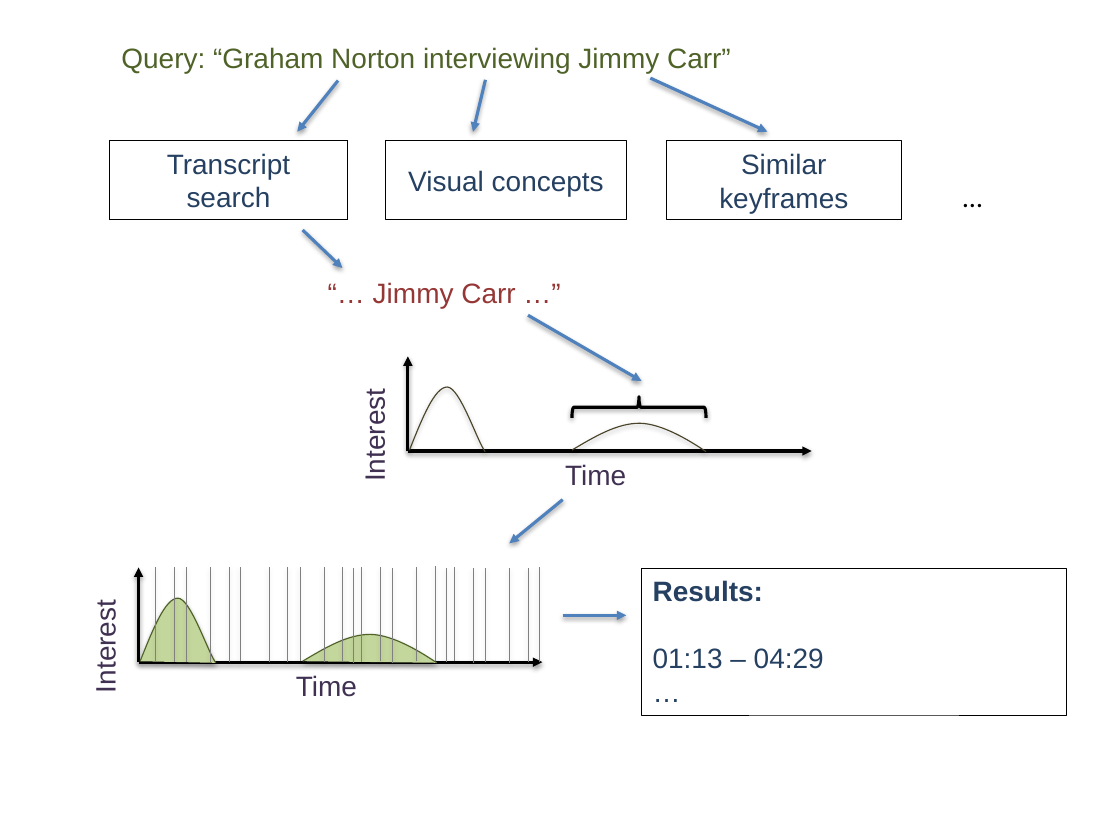
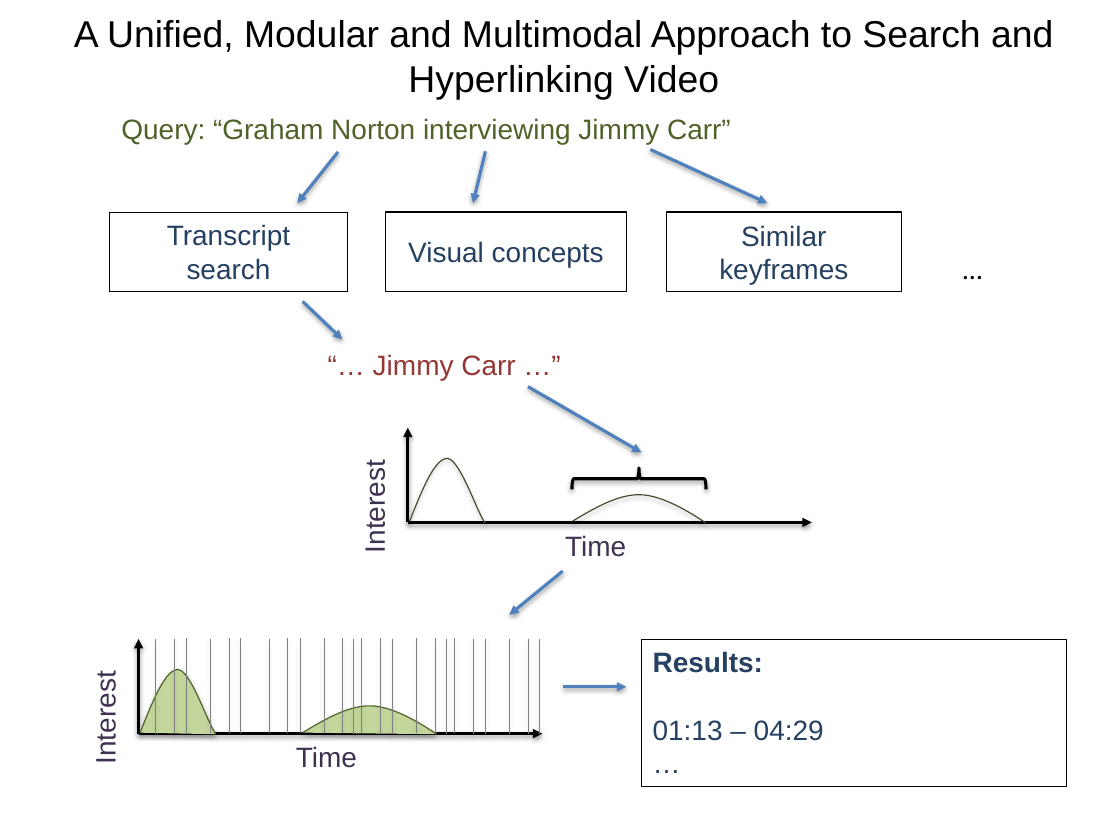
Before and after one commit to daviesjamie/soton-mediaeval2013, a slide deck: slide 2 of presentations/searchhyper.pptx. Drawn at 1120x840 pixels with LibreOffice and Linux fonts; fonts in the diff are those of the drawing; background and template pictures are left out. Boxes give left, top, right and bottom in pixels: in the first picture for what was removed or moved away, otherwise in the second. Text is boxed around its words. In the diff, an @@ line names an element or a change of style, - is before the commit and + after.

Commit message:
adding one slide version of s&h

```diff
--- a/presentations/searchhyper.pptx
+++ b/presentations/searchhyper.pptx
@@ text added at (74, 20, 1053, 100), 24 pt, text #000000 @@
+A Unified, Modular and Multimodal Approach to Search and Hyperlinking Video
@@ 24 lines, 11 arrows, 7 texts, 4 rectangles, 4 freeform shapes, 1 right brace: place and size @@
-24 lines, 11 arrows, 7 texts, 4 rectangles, 4 freeform shapes, 1 right brace at (90, 47, 1066, 715)
+24 lines, 11 arrows, 7 texts, 4 rectangles, 4 freeform shapes, 1 right brace at (90, 118, 1066, 786)
```
Also in this commit, not shown: 1 other file.
